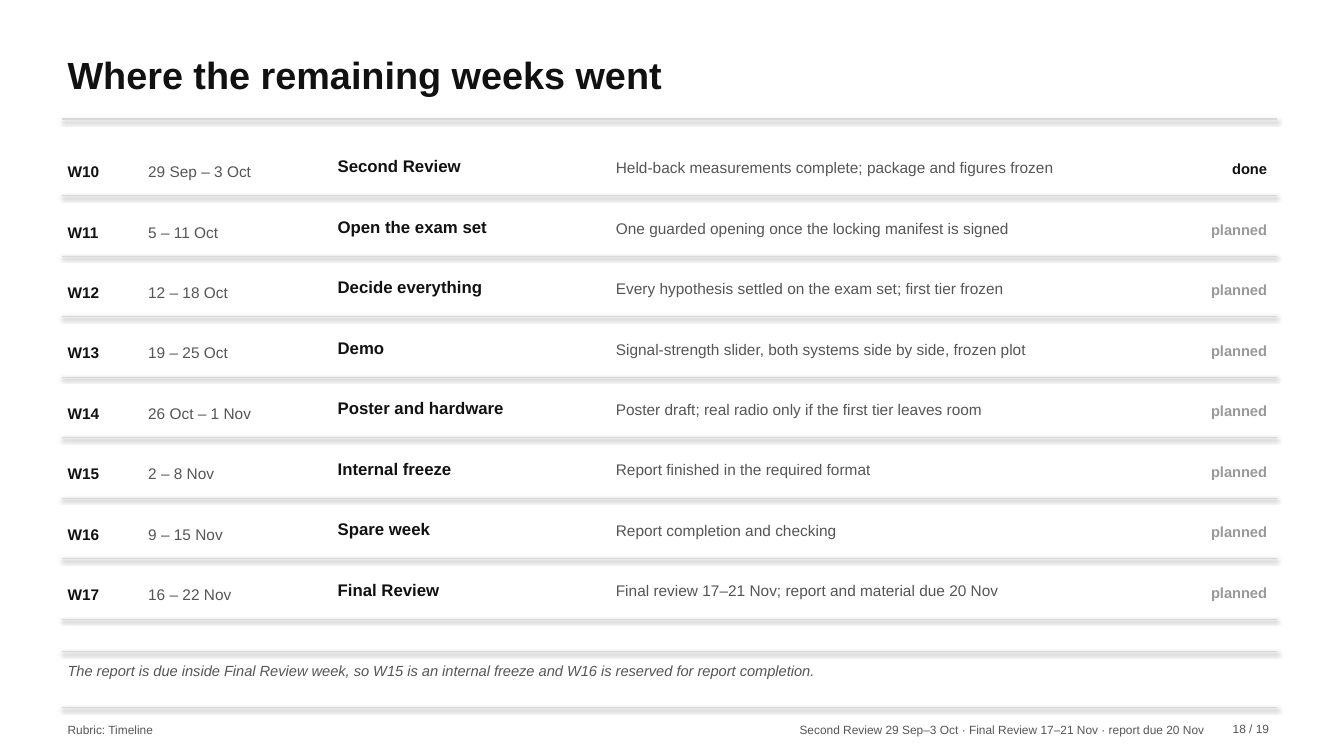
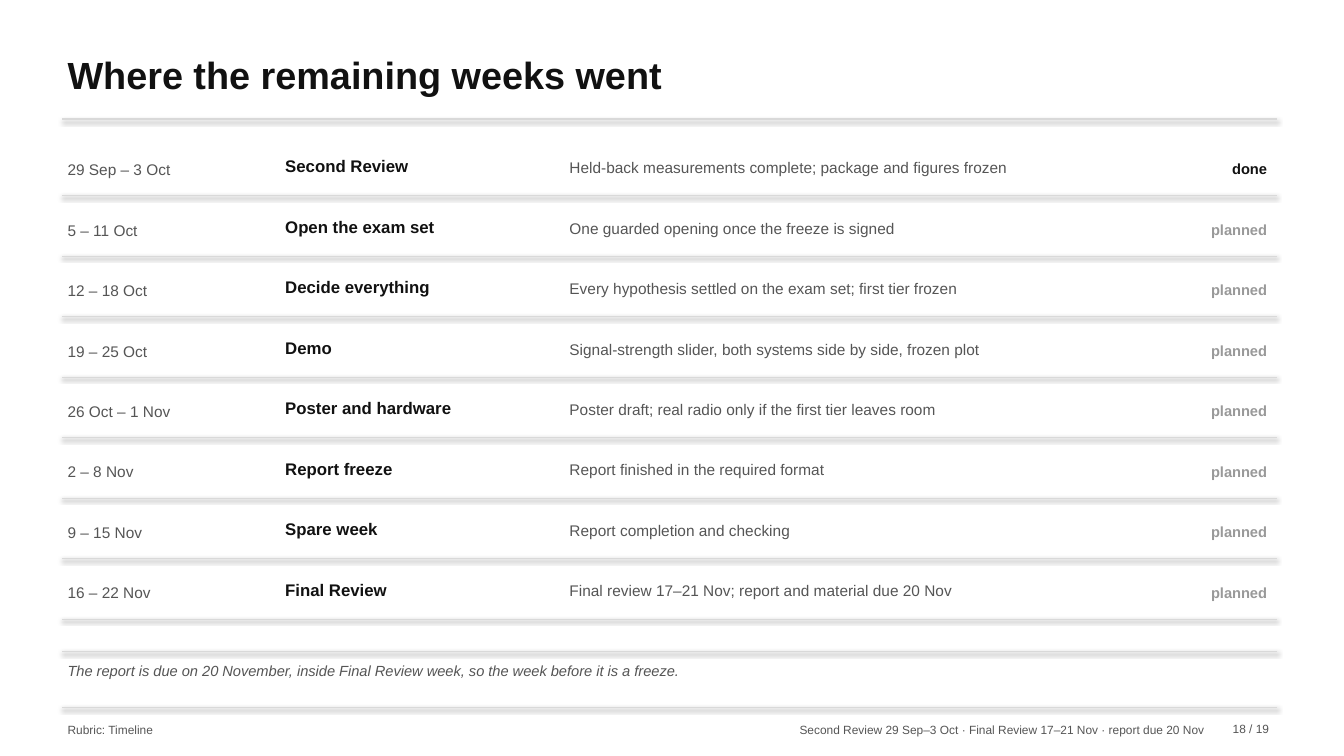
Before and after one commit to nxck2005/capstone, a slide deck: slide 18 of deliverables/review-2/semantic-communication-second-review.pptx. Drawn at 1344x756 pixels with LibreOffice and Linux fonts; fonts in the diff are those of the drawing. Boxes give left, top, right and bottom in pixels: in the first picture for what was removed or moved away, otherwise in the second. Text is boxed around its words. In the diff, an @@ line names an element or a change of style, - is before the commit and + after.

```diff
--- a/deliverables/review-2/semantic-communication-second-review.pptx
+++ b/deliverables/review-2/semantic-communication-second-review.pptx
@@ text "29 Sep – 3 Oct": place and size @@
-text "29 Sep – 3 Oct" at (148,166,251,180)
+text "29 Sep – 3 Oct" at (68,164,170,178)
@@ text removed at (68,166,100,177) @@
-W10
@@ text "Second Review": place and size @@
-text "Second Review" at (338,160,461,172)
+text "Second Review" at (285,160,408,172)
@@ text "Held-back measurements complete; package and ...": place and size @@
-text "Held-back measurements complete; package and ..." at (616,162,1053,176)
+text "Held-back measurements complete; package and ..." at (569,162,1007,176)
@@ text "5 – 11 Oct": place and size @@
-text "5 – 11 Oct" at (148,227,218,238)
+text "5 – 11 Oct" at (68,225,138,236)
@@ text removed at (68,227,99,238) @@
-W11
@@ text "Open the exam set": place and size @@
-text "Open the exam set" at (338,221,487,237)
+text "Open the exam set" at (285,221,434,237)
@@ text at (569,223,894,237): text changed @@
-One guarded opening once the locking manifest is signed
+One guarded opening once the freeze is signed
@@ text "12 – 18 Oct": place and size @@
-text "12 – 18 Oct" at (148,287,228,298)
+text "12 – 18 Oct" at (68,285,147,296)
@@ text removed at (68,287,100,298) @@
-W12
@@ text "Decide everything": place and size @@
-text "Decide everything" at (338,281,482,297)
+text "Decide everything" at (285,281,430,297)
@@ text "Every hypothesis settled on the ...": place and size @@
-text "Every hypothesis settled on the ..." at (616,283,1003,297)
+text "Every hypothesis settled on the ..." at (569,283,957,297)
@@ text "19 – 25 Oct": place and size @@
-text "19 – 25 Oct" at (148,347,228,358)
+text "19 – 25 Oct" at (68,346,147,357)
@@ text removed at (68,347,100,358) @@
-W13
@@ text "Demo": place and size @@
-text "Demo" at (338,342,385,354)
+text "Demo" at (285,342,332,354)
@@ text "Signal-strength slider, both systems side ...": place and size @@
-text "Signal-strength slider, both systems side ..." at (616,344,1026,358)
+text "Signal-strength slider, both systems side ..." at (569,344,979,358)
@@ text "26 Oct – 1 Nov": place and size @@
-text "26 Oct – 1 Nov" at (148,408,251,419)
+text "26 Oct – 1 Nov" at (68,406,170,417)
@@ text removed at (68,408,100,419) @@
-W14
@@ text "Poster and hardware": place and size @@
-text "Poster and hardware" at (338,402,504,414)
+text "Poster and hardware" at (285,402,452,414)
@@ text "Poster draft; real radio only ...": place and size @@
-text "Poster draft; real radio only ..." at (616,404,982,418)
+text "Poster draft; real radio only ..." at (569,404,935,418)
@@ text "2 – 8 Nov": place and size @@
-text "2 – 8 Nov" at (148,468,214,479)
+text "2 – 8 Nov" at (68,466,133,477)
@@ text removed at (68,468,100,479) @@
-W15
@@ text at (285,463,392,479): text changed @@
-Internal freeze
+Report freeze
@@ text "Report finished in the required ...": place and size @@
-text "Report finished in the required ..." at (616,464,871,478)
+text "Report finished in the required ..." at (569,464,824,478)
@@ text "9 – 15 Nov": place and size @@
-text "9 – 15 Nov" at (148,529,222,540)
+text "9 – 15 Nov" at (68,527,142,538)
@@ text removed at (68,529,100,540) @@
-W16
@@ text "Spare week": place and size @@
-text "Spare week" at (338,523,430,539)
+text "Spare week" at (285,523,377,539)
@@ text "Report completion and checking": place and size @@
-text "Report completion and checking" at (616,525,836,539)
+text "Report completion and checking" at (569,525,790,539)
@@ text "16 – 22 Nov": place and size @@
-text "16 – 22 Nov" at (148,589,231,600)
+text "16 – 22 Nov" at (68,587,150,598)
@@ text removed at (68,589,100,600) @@
-W17
@@ text "Final Review": place and size @@
-text "Final Review" at (338,584,439,596)
+text "Final Review" at (285,584,387,596)
@@ text "Final review 17–21 Nov; report ...": place and size @@
-text "Final review 17–21 Nov; report ..." at (616,585,998,599)
+text "Final review 17–21 Nov; report ..." at (569,585,951,599)
@@ text at (68,665,679,679): text changed @@
-The report is due inside Final Review week, so W15 is an internal freeze and W16 is reserved for report completion.
+The report is due on 20 November, inside Final Review week, so the week before it is a freeze.
```
Also in this commit, not shown: 5 other slides changed, 12 other files.
